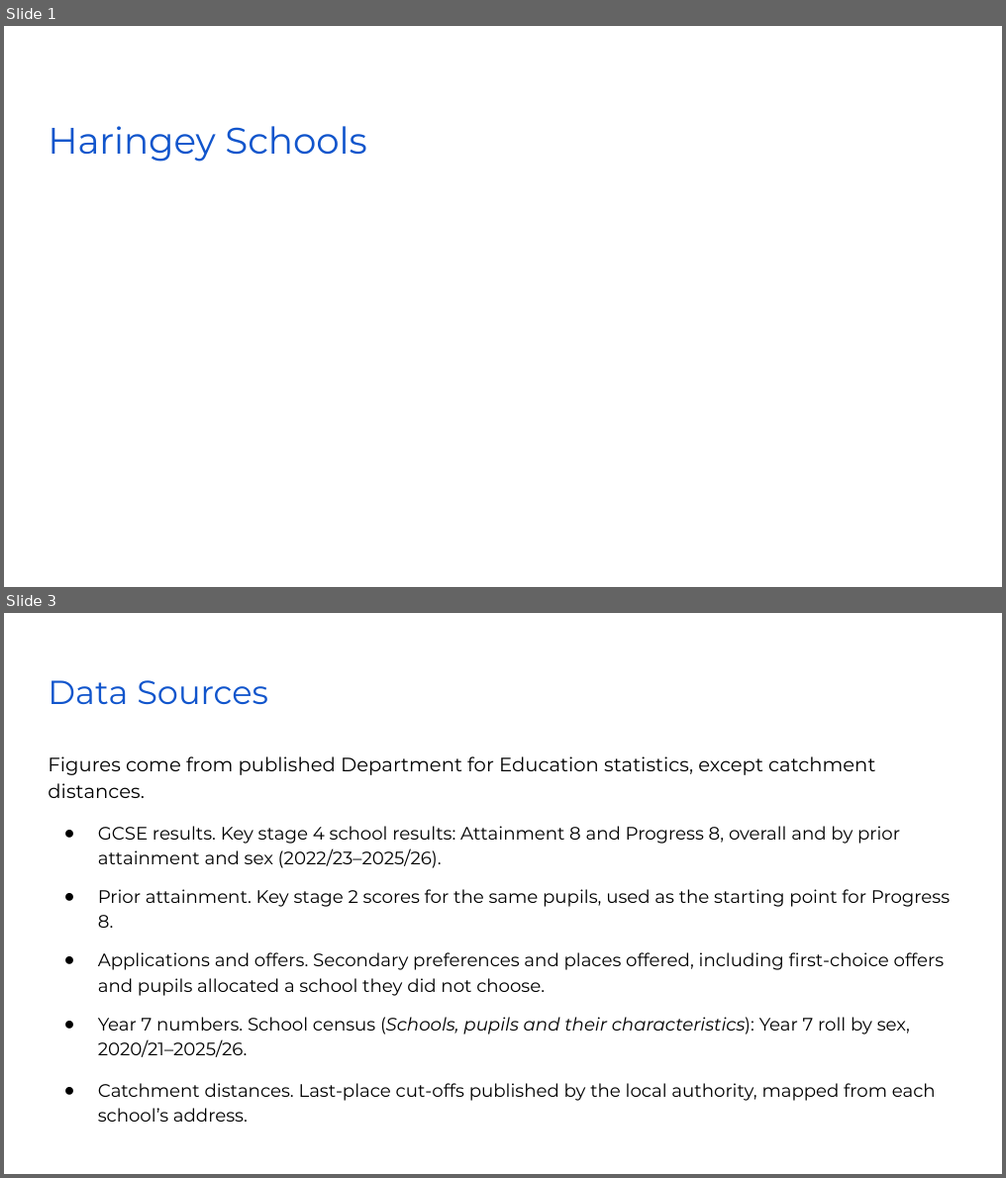
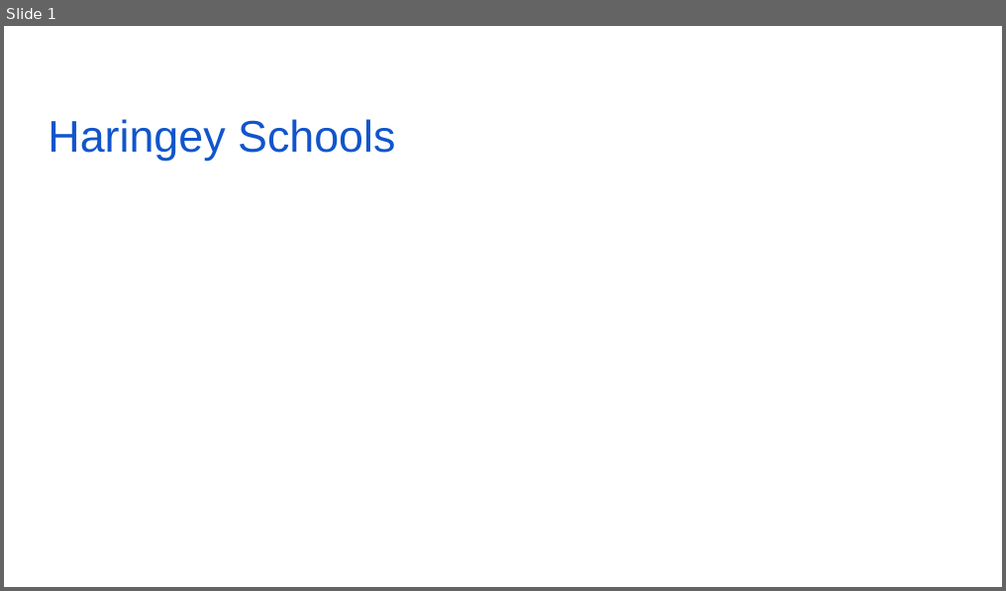
Before and after one commit to tommyarmstrong/highschool-performance, a slide deck: templates/report_slides_template.pptx. Shown one above the other, each under a label of ours: slides 1 and 3 before the commit, slide 1 after it; the slides between them are not shown. The pictures are 1006x1178 and 1006x591 pixels, drawn with LibreOffice and Linux fonts; fonts in the diff are those of the drawing; background and template pictures are left out. Boxes give left, top, right and bottom in pixels: in the first picture for what was removed or moved away, otherwise in the second. Text is boxed around its words. In the diff, an @@ line names an element or a change of style, - is before the commit and + after.

```diff
--- a/templates/report_slides_template.pptx
+++ b/templates/report_slides_template.pptx
@@ slide 3 removed at (x1=4, y1=613, x2=1002, y2=1174), background #FFFFFF @@
@@ title removed at (x1=48, y1=680, x2=268, y2=705) @@
-Data Sources
@@ text removed at (x1=48, y1=757, x2=949, y2=1122) @@
-Figures come from published Department for Education statistics, except catchment distances.
-● GCSE results. Key stage 4 school results: Attainment 8 and Progress 8, overall and by prior attainment and sex (2022/23–2025/26).
-● Prior attainment. Key stage 2 scores for the same pupils, used as the starting point for Progress 8.
-● Applications and offers. Secondary preferences and places offered, including first-choice offers and pupils allocated a school they did not choose.
-● Year 7 numbers. School census (Schools, pupils and their characteristics): Year 7 roll by sex, 2020/21–2025/26.
-● Catchment distances. Last-place cut-offs published by the local authority, mapped from each school’s address.
@@ slide 1 changed as well @@
@@ title "Haringey Schools" at (x1=48, y1=119, x2=395, y2=161): size 26.6 to 32 pt, font Montserrat to Arial @@
```
Also in this commit, not shown: 3 other slides removed, 1 other file.
